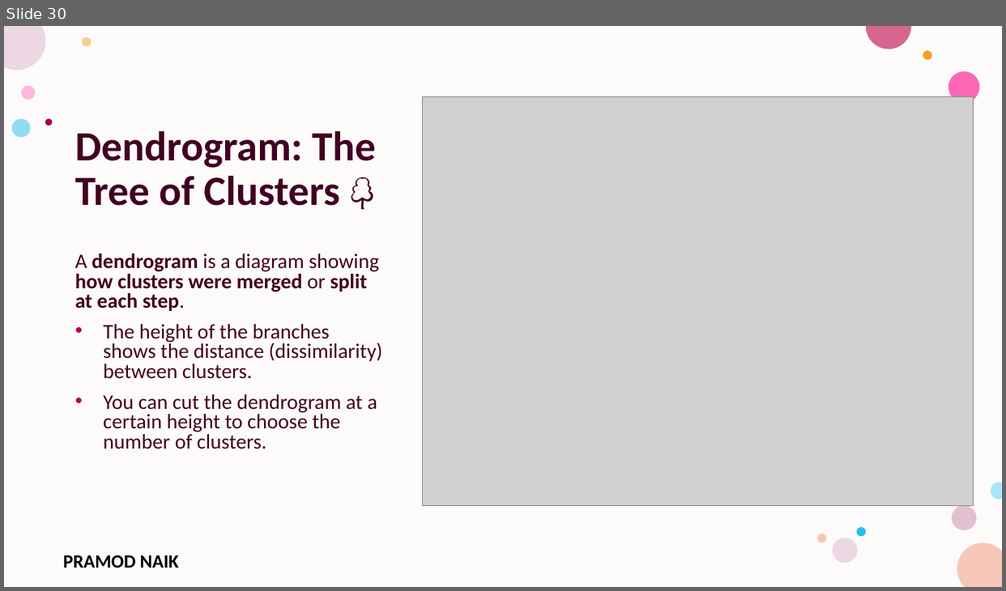
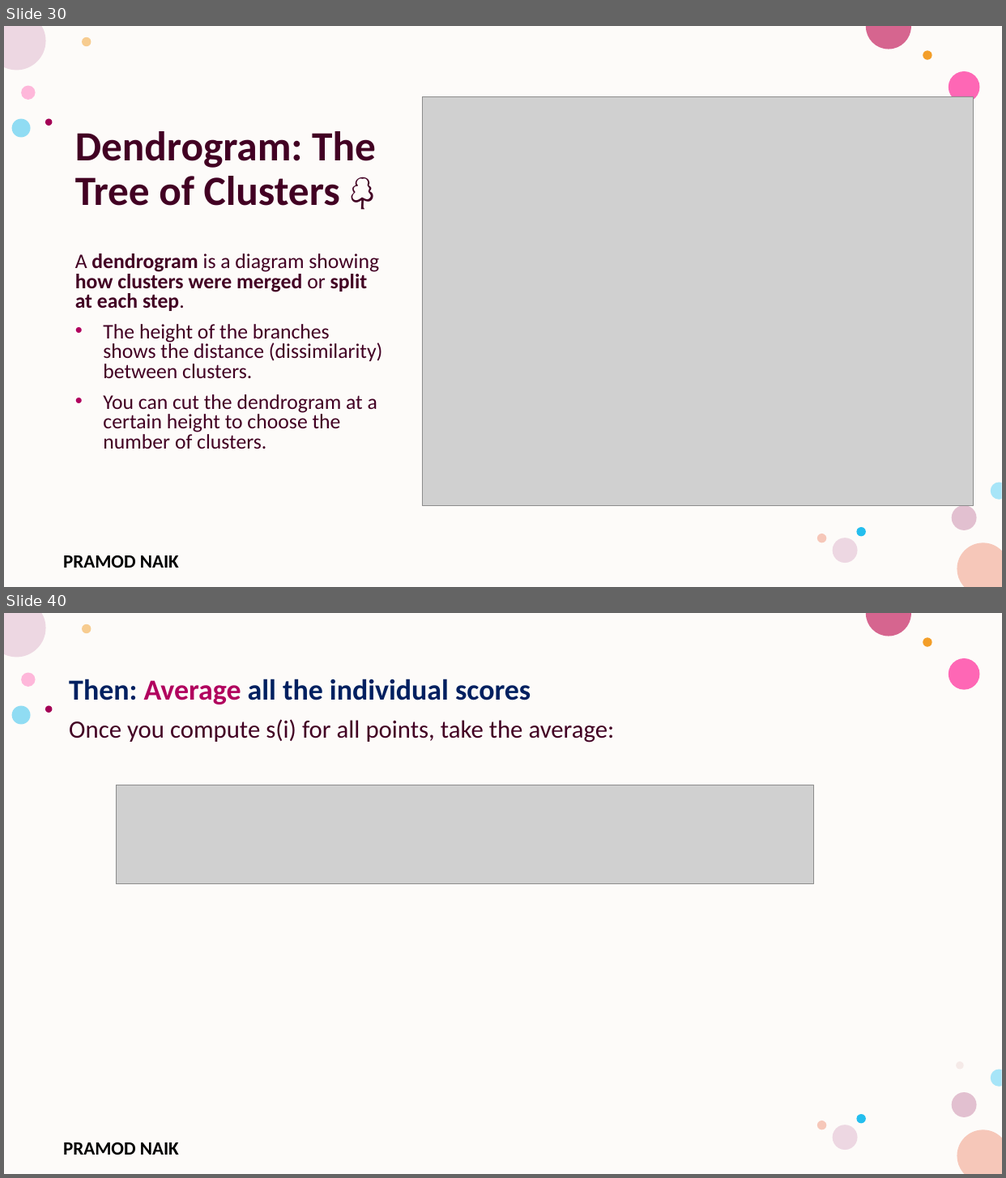
Before and after one commit to PRAMODNAIK-DEV/MCA-2nd-Sem-ML-Data-Analytics-Shridevi-College, a slide deck: Theory Class-Notes/Unit-3 Unsupervised Learning.pptx. Shown one above the other, each under a label of ours: slide 30 before the commit, slides 30 and 40 after it; the slides between them are not shown. The pictures are 1006x591 and 1006x1178 pixels, drawn with LibreOffice and Linux fonts; fonts in the diff are those of the drawing; grey boxes stand for pictures; background and template pictures are left out. Boxes give left, top, right and bottom in pixels: in the first picture for what was removed or moved away, otherwise in the second. Text is boxed around its words. In the diff, an @@ line names an element or a change of style, - is before the commit and + after.

```diff
--- a/Theory Class-Notes/Unit-3 Unsupervised Learning.pptx
+++ b/Theory Class-Notes/Unit-3 Unsupervised Learning.pptx
@@ slide 40 added at (4, 613, 1002, 1174), background #FFFFFF; not listed: 16 template elements that a slide beside it also shows @@
@@ text added at (69, 679, 615, 743), 24 pt, text #420023 @@
+Then: Average all the individual scores
+Once you compute s(i) for all points, take the average:
@@ picture added at (116, 786, 813, 884) @@
@@ ellipse added at (957, 1063, 964, 1070), fill #E3BEBE at 28% opacity @@
```
Also in this commit, not shown: 1 slide changed, 31 other slides added, 3 other files.
